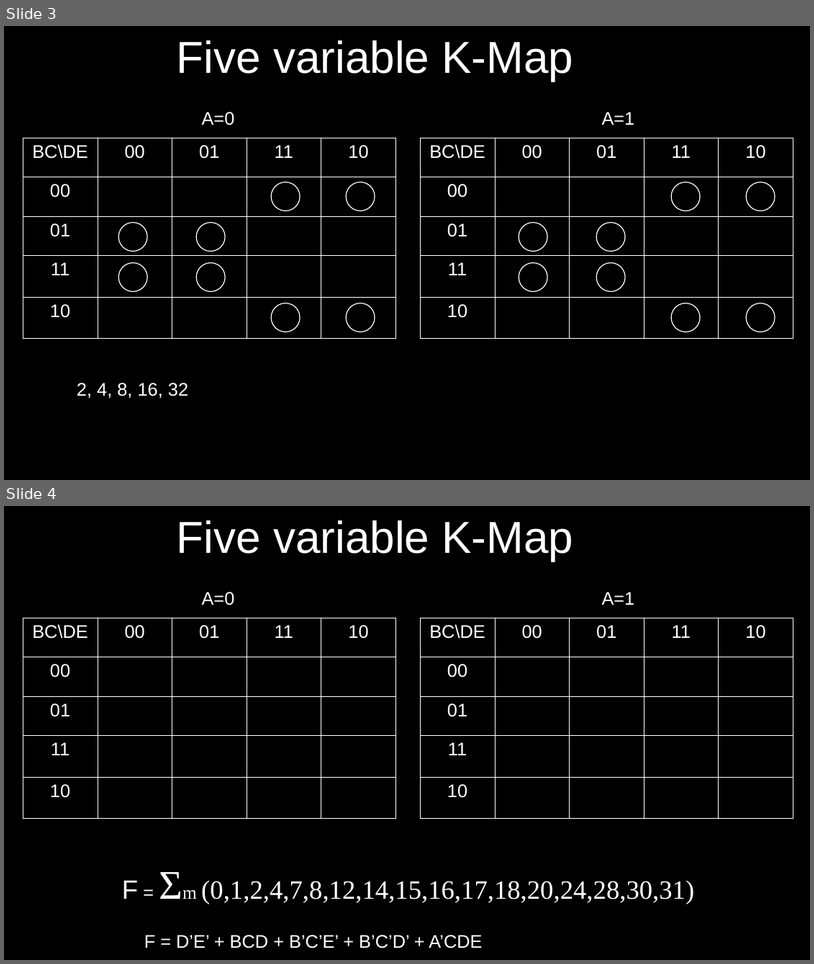
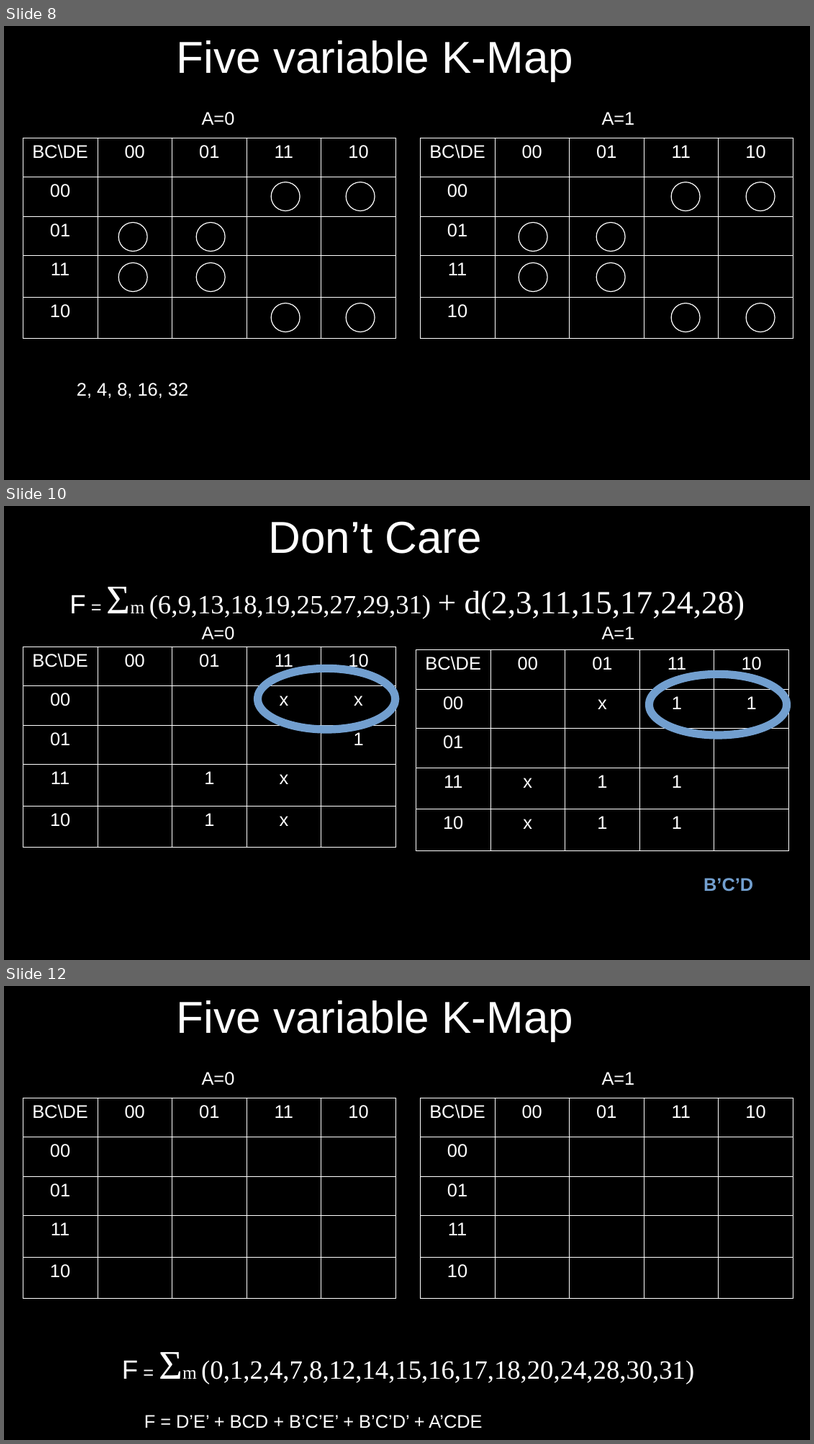
Before and after one commit to arnabsinha/Switching-Circuits-and-Logic-Design, a slide deck: Lecture_12.odp. Shown one above the other, each under a label of ours: slides 3 and 4 before the commit, slides 8, 10 and 12 after it; the slides between them are not shown. The pictures are 814x964 and 814x1444 pixels, drawn with LibreOffice and Linux fonts; fonts in the diff are those of the drawing. Boxes give left, top, right and bottom in pixels: in the first picture for what was removed or moved away, otherwise in the second. Text is boxed around its words. In the diff, an @@ line names an element or a change of style, - is before the commit and + after.

```diff
--- a/Lecture_12.odp
+++ b/Lecture_12.odp
@@ slide 10 added at bbox=[4, 506, 810, 960], background #000000 @@
@@ title added at bbox=[268, 521, 482, 554], 44 pt, text #FFFFFF @@
+Don’t Care
@@ text added at bbox=[70, 590, 746, 620], 26 pt, text #FFFFFF @@
+F = Σm (6,9,13,18,19,25,27,29,31) + d(2,3,11,15,17,24,28)
@@ text added at bbox=[202, 626, 235, 640], 18 pt, text #FFFFFF @@
+A=0
@@ text added at bbox=[602, 626, 635, 639], 18 pt, text #FFFFFF @@
+A=1
@@ table added at bbox=[23, 646, 396, 847], 5 rows, 5 columns @@
+BC\DE | 00 | 01 | 11 | 10
+00 |  |  | x | x
+01 |  |  |  | 1
+11 |  | 1 | x | 
+10 |  | 1 | x | 
@@ table added at bbox=[416, 649, 790, 850], 5 rows, 5 columns @@
+BC\DE | 00 | 01 | 11 | 10
+00 |  | x | 1 | 1
+01 |  |  |  | 
+11 | x | 1 | 1 | 
+10 | x | 1 | 1 | 
@@ ellipse added at bbox=[258, 669, 396, 729], outline #729FCF 7.91 pt @@
@@ ellipse added at bbox=[649, 674, 787, 735], outline #729FCF 7.91 pt @@
@@ text added at bbox=[704, 878, 754, 891], 18 pt, text #729FCF, bold @@
+B’C’D
@@ what was slide 3 is now slide 8 @@
@@ what was slide 4 is now slide 12 @@
```
Also in this commit, not shown: 1 slide changed, 6 other slides added, 3 other files.
